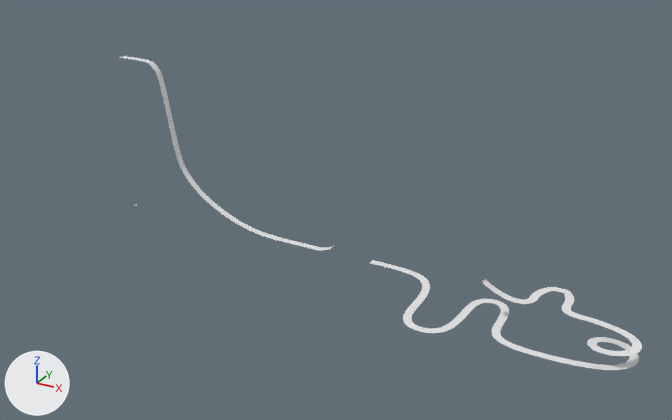
A saved change to the glTF model game-models/map/Final Track WIP.glb.
Camera for both pictures: a camera (50 mm lens) standing at (2630.0, -2925.0, 1653.0) and looking at (1095.0, -135.0, 257.0). Every picture has the same lights, and +X, +Y and +Z are marked at lower left. Objects named as collision shapes, trigger or cutter boxes, shadow casters or lower levels of detail are left out. Where no turn or scale is listed for an object, it has been applied to the vertices.

Before the edit, the objects in view are built like this:
```python
me_cube_001 = bpy.data.meshes.new('Cube.001')
me_cube_001.from_pydata(...)  # 1474 vertices, 4392 faces; spans x -3.0..1005.0, y -15.0..15.0, z 3.0..674.0
me_cube_001.materials.append(mat_material_001)  # white #e7e7e7
me_cube_003 = bpy.data.meshes.new('Cube.003')
me_cube_003.from_pydata(...)  # 3032 vertices, 9072 faces; spans x 1178.0..2263.0, y -390.0..15.0, z 3.0..151.0
me_cube_003.materials.append(mat_material_003)  # white #e7e7e7
ob_dropnjump = bpy.data.objects.new('DropnJump', me_cube_001)
ob_dropnjump.location = (0.0, 0.0, 0.0)
ob_maintrack = bpy.data.objects.new('maintrack', me_cube_003)
ob_maintrack.location = (0.0, 0.0, 0.0)
```
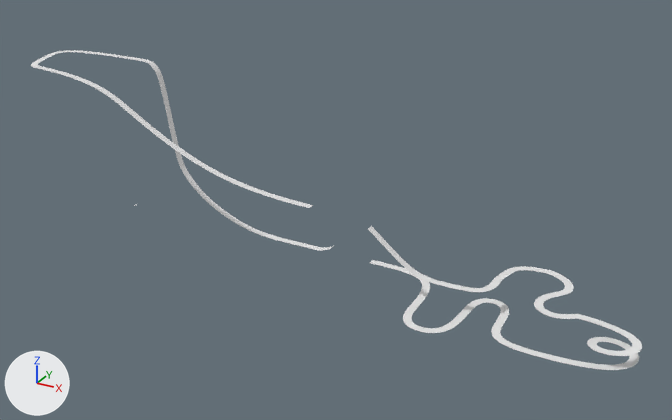
Pixel boxes (x1, y1, x2, y2) of what changed, in the pictures (672 x 420 px):
'trackbody', added
    after: (368, 226, 642, 370)
'maintrack', deleted
    before: (370, 260, 642, 370)
'endbody', added
    after: (31, 50, 313, 208)

The change in detail:
Material 'Material.012' (mat_material_012) is new.
Its base color is (0.8, 0.8, 0.8) (white #e7e7e7).
Mesh me_cube_009 is new.
It has 3808 vertices, 11400 faces and spans x 927.0..2011.0, y -390.0..67.0, z -671.0..-413.0.
It uses material mat_material_012 (white #e7e7e7).
Mesh me_cube_004 is new.
It has 1920 vertices, 5736 faces and spans x -566.0..787.0, y -234.0..15.0, z -384.0..0.0.
It uses material mat_material_003 (white #e7e7e7).
Object 'maintrack' (ob_maintrack) is deleted.
Object 'trackbody' (ob_trackbody) is new; it shows me_cube_009.
Its location is (252.0, 0.0, 674.0).
Object 'endbody' (ob_endbody) is new; it shows me_cube_004.
Its location is (251.0, 0.0, 675.0).
